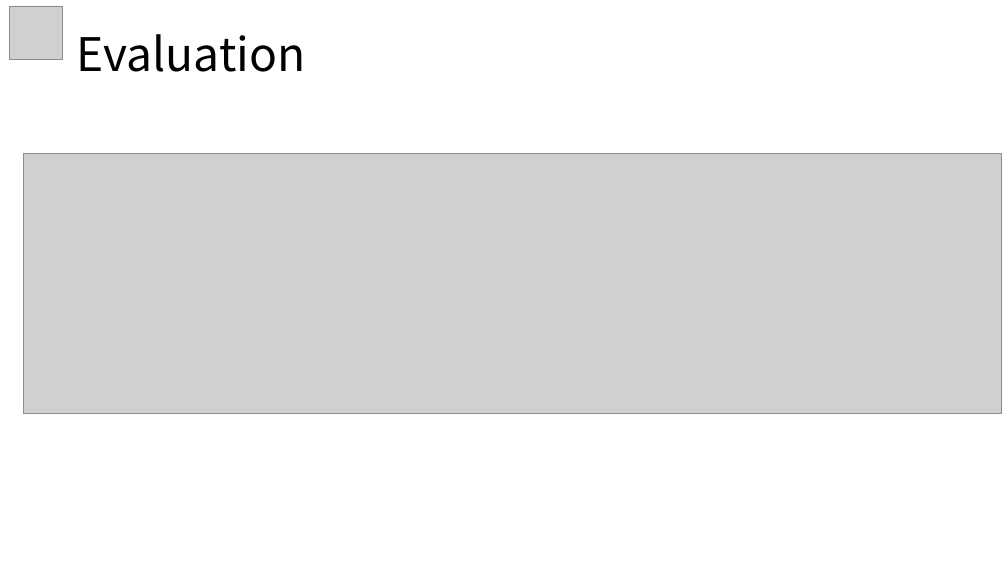
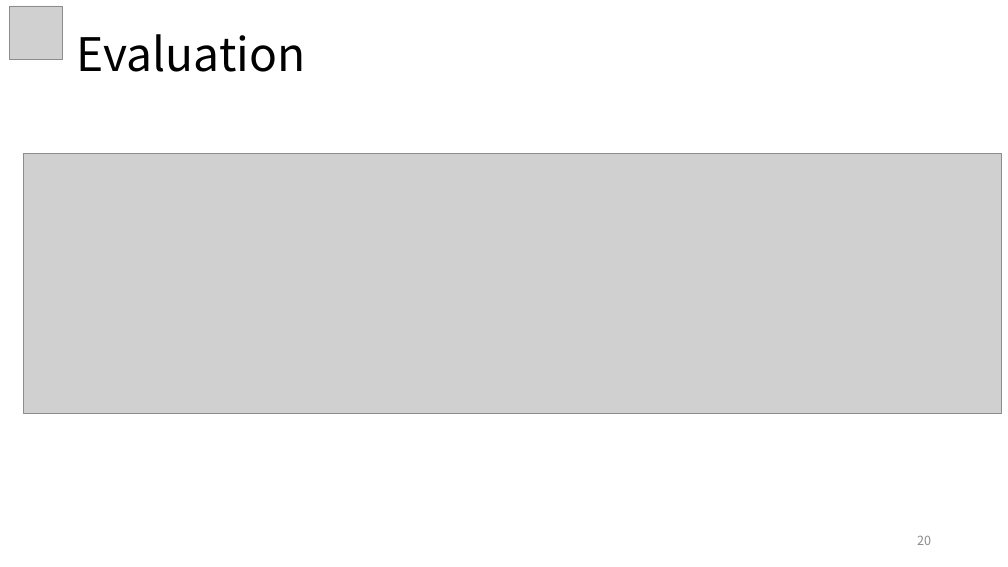
Before and after one commit to ziqing97/BilligenceCaseStudyUkUni, a slide deck: slide 20 of vortrag/Vortrag.pptx (slide 21 before the commit). Drawn at 1008x567 pixels with LibreOffice and Linux fonts; fonts in the diff are those of the drawing; grey boxes stand for pictures. Boxes give left, top, right and bottom in pixels: in the first picture for what was removed or moved away, otherwise in the second. Text is boxed around its words. In the diff, an @@ line names an element or a change of style, - is before the commit and + after.

```diff
--- a/vortrag/Vortrag.pptx
+++ b/vortrag/Vortrag.pptx
@@ page number added at (x1=917, y1=536, x2=931, y2=545), 12 pt, text #8C8C8C @@
+20
```
Also in this commit, not shown: 21 other slides changed, 1 slide removed, 1 other file.
